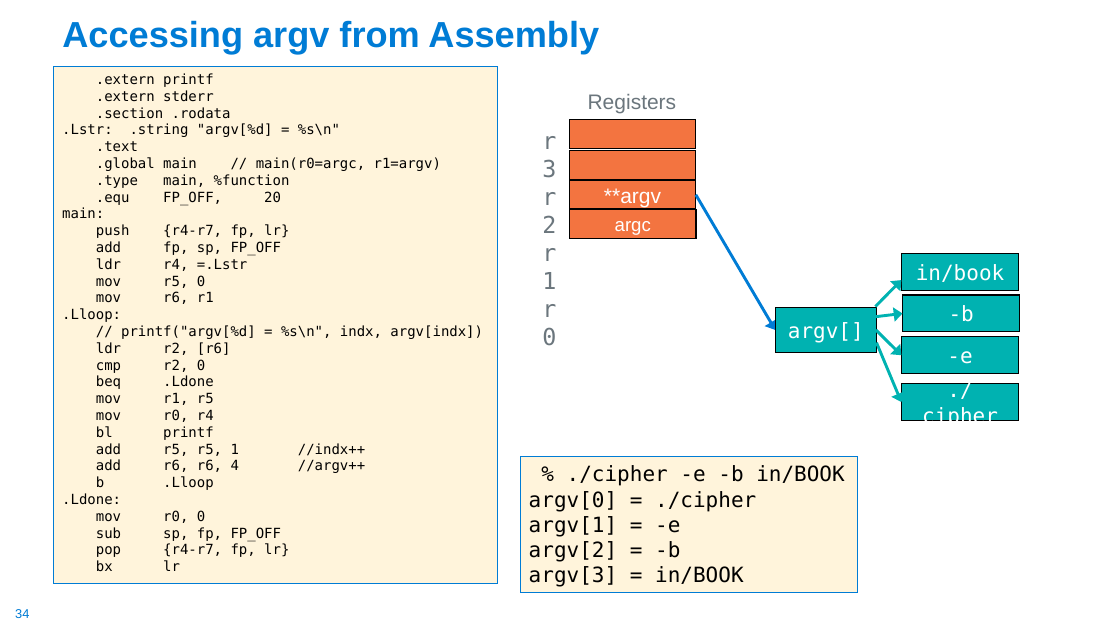
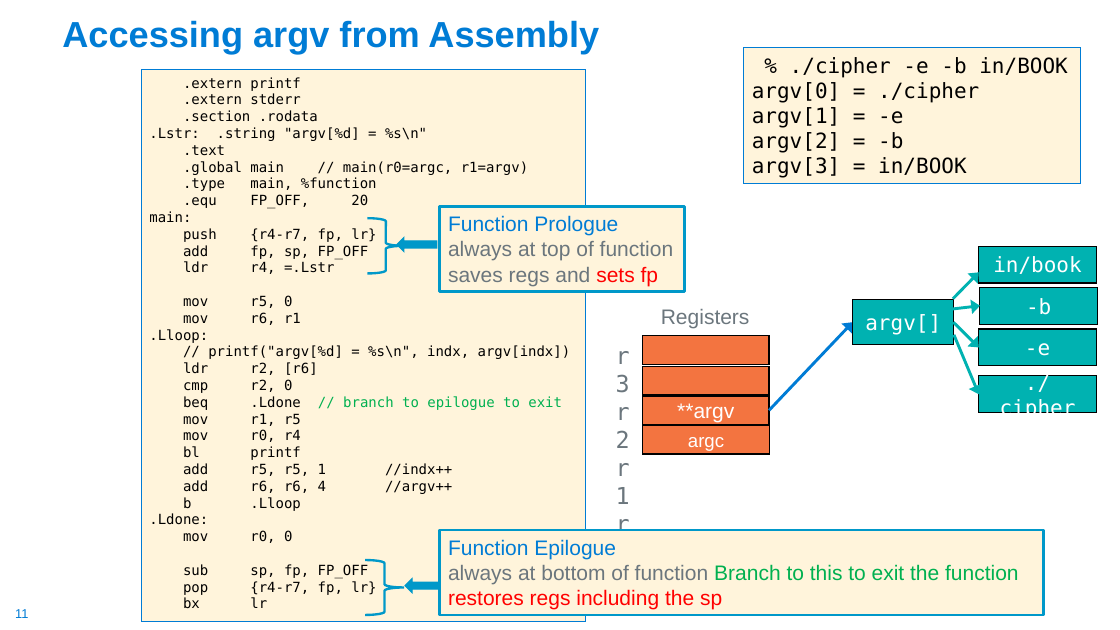
Before and after one commit to cse30-fa22/Muller_CSE30_Lecture_Slides, a slide deck: slide 11 of 10_Assm_Part5.pptx (slide 34 before the commit). Drawn at 1120x630 pixels with LibreOffice and Linux fonts; fonts in the diff are those of the drawing. Boxes give left, top, right and bottom in pixels: in the first picture for what was removed or moved away, otherwise in the second. Text is boxed around its words. In the diff, an @@ line names an element or a change of style, - is before the commit and + after.

```diff
--- a/10_Assm_Part5.pptx
+++ b/10_Assm_Part5.pptx
@@ rectangle "% ./cipher -e -b in/BOOK": place and size @@
-rectangle "% ./cipher -e -b in/BOOK" at [521, 457, 858, 593]
+rectangle "% ./cipher -e -b in/BOOK" at [744, 48, 1081, 184]
@@ rectangle ".extern printf": place and size @@
-rectangle ".extern printf" at [54, 66, 498, 584]
+rectangle ".extern printf" at [141, 70, 586, 621]
@@ rectangle added at [440, 207, 685, 292], fill #FFF4DB, outline #0098C9 2.5 pt, 18 pt, text #6B767D @@
+Function Prologue
+always at top of function saves regs and sets fp
@@ right brace added at [367, 218, 404, 274], outline #0098C9 2 pt @@
@@ left arrow added at [397, 238, 437, 252], fill #0098C9, outline #0098C9 1 pt @@
@@ arrow moved from (696, 195) - (776, 330) to (770, 410) - (853, 323) @@
@@ arrow moved from (875, 317) - (902, 313) to (953, 309) - (981, 306) @@
@@ arrow moved from (876, 330) - (902, 355) to (954, 323) - (979, 348) @@
@@ 4 rectangles, 2 texts: place and size @@
-4 rectangles, 2 texts at [534, 94, 696, 244]
+4 rectangles, 2 texts at [607, 309, 769, 460]
@@ 2 arrows, 1 rectangle: place and size @@
-2 arrows, 1 rectangle at [875, 280, 1020, 402]
+2 arrows, 1 rectangle at [953, 272, 1098, 394]
@@ 4 rectangles: place and size @@
-4 rectangles at [776, 254, 1019, 421]
+4 rectangles at [853, 246, 1096, 413]
@@ text in rectangle at [183, 396, 562, 410]: text changed; text colour #000000 to #00B050 @@
-beq .Ldone
+beq .Ldone // branch to epilogue to exit
@@ rectangle added at [440, 530, 1044, 615], fill #FFF4DB, outline #0098C9 2.25 pt, 18 pt, text #00B050 @@
+Function Epilogue
+always at bottom of function Branch to this to exit the function restores regs including the sp
@@ right brace added at [365, 560, 404, 615], outline #0098C9 2 pt @@
@@ left arrow added at [405, 579, 439, 593], fill #0098C9, outline #0098C9 1 pt @@
@@ page number at [15, 609, 28, 618]: text changed @@
-34
+11
```
Also in this commit, not shown: 4 other slides changed, 3 slides added, 1 other file.
